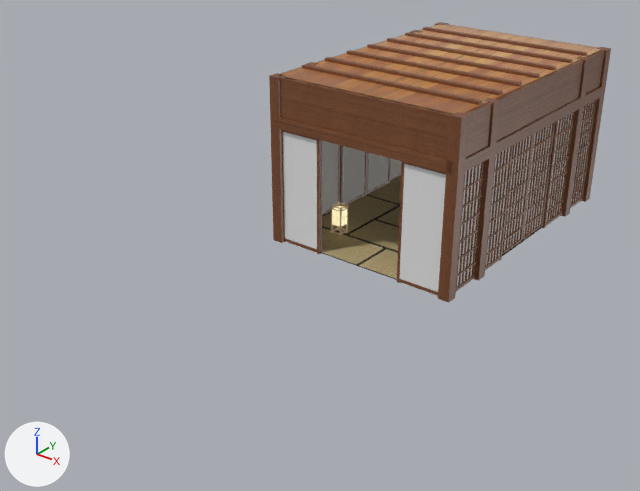
What one commit did to the glTF model tests/bin/models/Washitsu/washitsu.gltf.
The view is the same before and after, from a camera (50 mm lens) standing at (7.9, -13.51, 6.89) and looking at (-0.22, -3.35, 0.6). The axes (+X, +Y, +Z) are drawn at lower left. The lights are the same throughout. Where no turn or scale is listed for an object, it has been applied to the vertices.

Before the edit, the objects in view are built like this:
```python
me_cube_001 = bpy.data.meshes.new('Cube.001')
me_cube_001.from_pydata(...)  # a box spanning x -0.1..0.1, y -0.1..0.1, z -0.03..3.0
me_cube_001.materials.append(mat_material_window_wood)  # picture img_wood01
me_cube_018 = bpy.data.meshes.new('Cube.018')
me_cube_018.from_pydata(...)  # a box spanning x -0.02..0.02, y -0.02..0.02, z -1.07..1.07
me_cube_018.materials.append(mat_material_window_wood)  # picture img_wood01
me_cube_028 = bpy.data.meshes.new('Cube.028')
me_cube_028.from_pydata(...)  # a box spanning x -0.02..0.02, y -0.01..0.01, z -1.01..1.01; a box spanning x -0.02..0.02, y 0.1..0.11, z -1.01..1.01; a box spanning x -0.02..0.02, y 0.2..0.22, z -1.01..1.01; a box spanning x -0.02..0.02, y 0.31..0.33, z -1.01..1.01; a box spanning x -0.02..0.02, y 0.41..0.43, z -1.01..1.01; a box spanning x -0.02..0.02, y 0.52..0.54, z -1.01..1.01
me_cube_028.materials.append(mat_material_window_wood)  # picture img_wood01
ob_cube_028 = bpy.data.objects.new('Cube.028', me_cube_028)
ob_cube_028.location = (1.76, 0.98, 1.04)
ob_cube_039 = bpy.data.objects.new('Cube.039', me_cube_001)
ob_cube_039.location = (1.75, -1.66, 0.0)
ob_cube_064 = bpy.data.objects.new('Cube.064', me_cube_018)
ob_cube_064.parent = ob_cube_013
ob_cube_064.location = (0.00437, 0.836, 0.0)
ob_cube_064.rotation_euler = (0.0, 0.0, 3.142)  # degrees (0, 0, 180)
# also in view: 'Lamp.Paper.003' at (-1.03, -1.77, 0.3); 'Cube.011' at (0.0, -2.6, 2.63); 'Cube.001' at (1.75, -2.6, 1.49); 'Cube.037' at (1.76, -1.24, 1.04); 'Door.Left.002' at (-1.76, 0.0, 1.04)
```
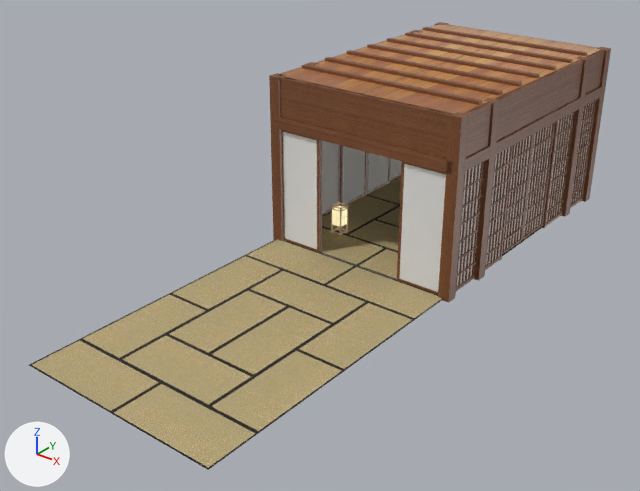
Commit message: update washitsu model

Edits to the bpy script that builds the scene:
```text
Add ob_tatami_023:
    ob_tatami_023 = bpy.data.objects.new('Tatami.023', me_plane_002)
    ob_tatami_023.location = (-1.32, -6.17, 0.01)
    ob_tatami_023.rotation_euler = (0.0, 0.0, -3.142)  # degrees (0, 0, -180)
Add ob_tatami_022:
    ob_tatami_022 = bpy.data.objects.new('Tatami.022', me_plane_002)
    ob_tatami_022.location = (-1.32, -4.41, 0.01)
Add ob_tatami_021:
    ob_tatami_021 = bpy.data.objects.new('Tatami.021', me_plane_002)
    ob_tatami_021.location = (1.32, -6.17, 0.01)
Add ob_tatami_020:
    ob_tatami_020 = bpy.data.objects.new('Tatami.020', me_plane_002)
    ob_tatami_020.location = (1.32, -4.41, 0.01)
    ob_tatami_020.rotation_euler = (0.0, 0.0, -3.142)  # degrees (0, 0, -180)
Add ob_tatami_019:
    ob_tatami_019 = bpy.data.objects.new('Tatami.019', me_plane_002)
    ob_tatami_019.location = (-0.88, -3.09, 0.01)
    ob_tatami_019.rotation_euler = (0.0, 0.0, -1.571)  # degrees (0, 0, -90)
Add ob_tatami_018:
    ob_tatami_018 = bpy.data.objects.new('Tatami.018', me_plane_002)
    ob_tatami_018.location = (0.88, -3.09, 0.01)
    ob_tatami_018.rotation_euler = (0.0, 0.0, -1.571)  # degrees (0, 0, -90)
Add ob_tatami_017:
    ob_tatami_017 = bpy.data.objects.new('Tatami.017', me_plane_002)
    ob_tatami_017.location = (-0.88, -7.49, 0.01)
    ob_tatami_017.rotation_euler = (0.0, 0.0, 1.571)  # degrees (0, 0, 90)
Add ob_tatami_016:
    ob_tatami_016 = bpy.data.objects.new('Tatami.016', me_plane_002)
    ob_tatami_016.location = (0.88, -7.49, 0.01)
    ob_tatami_016.rotation_euler = (0.0, 0.0, -1.571)  # degrees (0, 0, -90)
Add ob_tatami_015:
    ob_tatami_015 = bpy.data.objects.new('Tatami.015', me_plane_002)
    ob_tatami_015.location = (0.0, -3.97, 0.01)
    ob_tatami_015.rotation_euler = (0.0, 0.0, -1.571)  # degrees (0, 0, -90)
Add ob_tatami_014:
    ob_tatami_014 = bpy.data.objects.new('Tatami.014', me_plane_002)
    ob_tatami_014.location = (0.0, -6.61, 0.01)
    ob_tatami_014.rotation_euler = (0.0, 0.0, 1.571)  # degrees (0, 0, 90)
Add ob_tatami_013:
    ob_tatami_013 = bpy.data.objects.new('Tatami.013', me_plane_002)
    ob_tatami_013.location = (-0.44, -5.29, 0.01)
Add ob_tatami_012:
    ob_tatami_012 = bpy.data.objects.new('Tatami.012', me_plane_002)
    ob_tatami_012.location = (0.44, -5.29, 0.01)
```

Location of each change, [x1, y1, x2, y2] in pixels of the pictures (640 x 491 px):
'Tatami.016', added (beige): after [111, 382, 258, 470]
'Tatami.021', added (beige): after [208, 349, 345, 433]
'Tatami.017', added (beige): after [29, 339, 161, 413]
'Tatami.014', added (beige): after [120, 334, 254, 406]
'Tatami.012', added (beige): after [209, 306, 333, 376]
'Tatami.020', added (beige): after [297, 302, 415, 370]
'Tatami.023', added (beige): after [81, 293, 209, 360]
'Tatami.013', added (beige): after [167, 289, 288, 354]
'Tatami.015', added (beige): after [248, 270, 367, 324]
'Tatami.018', added (beige): after [325, 266, 443, 319]
'Tatami.022', added (beige): after [170, 255, 283, 310]
'Tatami.019', added (beige): after [246, 239, 355, 285]
